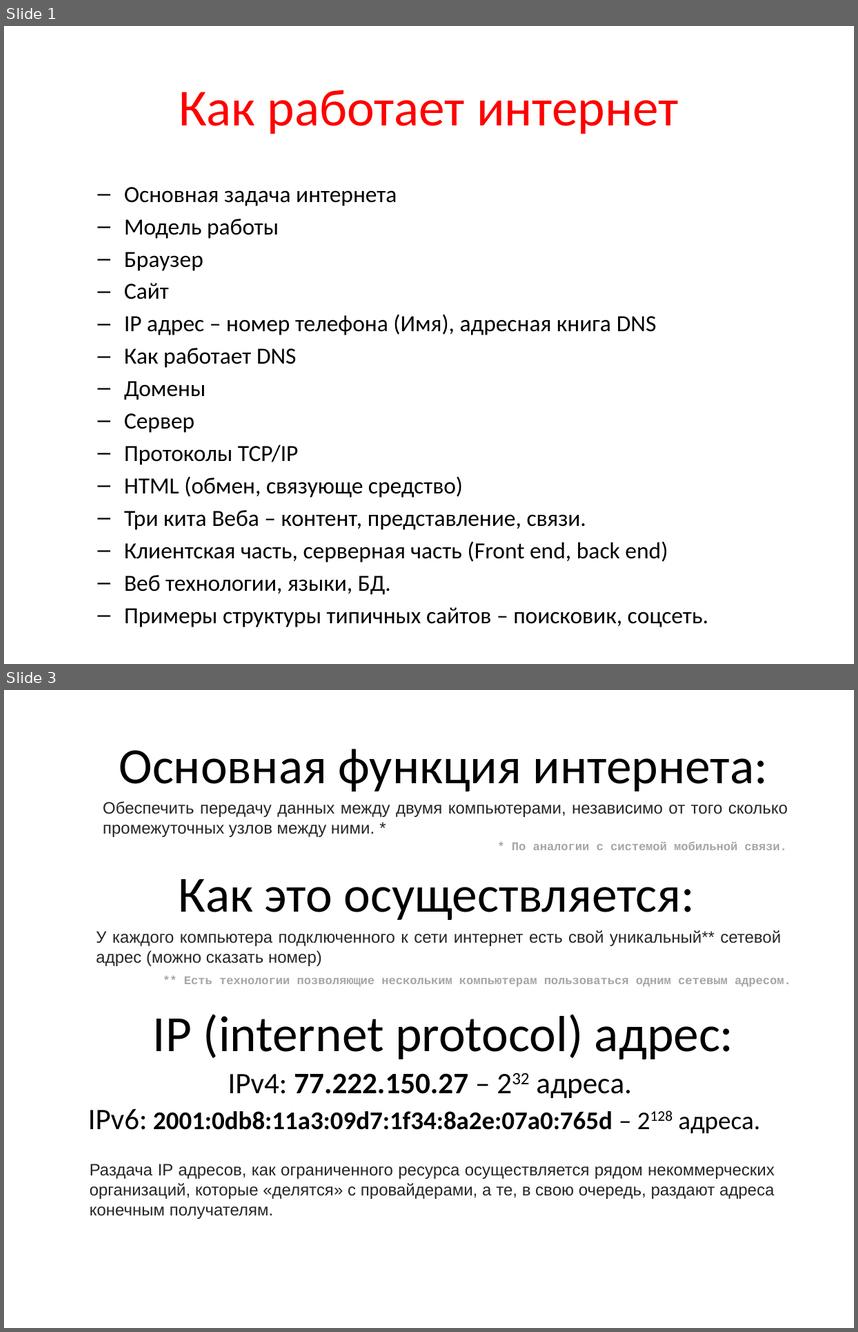
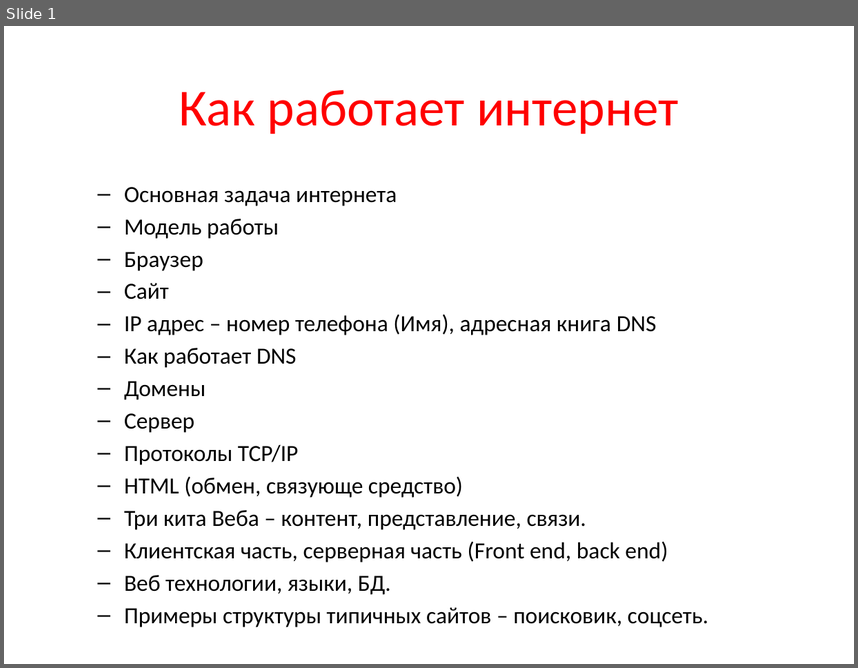
Before and after one commit to trazart/Web-course-01, a slide deck: 0001 - plan - lecture 2 - anton.pptx. Shown one above the other, each under a label of ours: slides 1 and 3 before the commit, slide 1 after it; the slides between them are not shown. The pictures are 858x1332 and 858x668 pixels, drawn with LibreOffice and Linux fonts; fonts in the diff are those of the drawing. Boxes give left, top, right and bottom in pixels: in the first picture for what was removed or moved away, otherwise in the second. Text is boxed around its words. In the diff, an @@ line names an element or a change of style, - is before the commit and + after.

```diff
--- a/0001 - plan - lecture 2 - anton.pptx
+++ b/0001 - plan - lecture 2 - anton.pptx
@@ slide 3 removed at <box>4,690,854,1328</box>, background #FFFFFF @@
@@ text removed at <box>119,749,768,791</box> @@
-Основная функция интернета:
@@ text removed at <box>103,801,788,837</box> @@
-Обеспечить передачу данных между двумя компьютерами, независимо от того сколько промежуточных узлов между ними. *
@@ text removed at <box>512,842,786,850</box> @@
-* По аналогии с системой мобильной связи.
@@ text removed at <box>179,879,695,920</box> @@
-Как это осуществляется:
@@ text removed at <box>96,930,781,966</box> @@
-У каждого компьютера подключенного к сети интернет есть свой уникальный** сетевой адрес (можно сказать номер)
@@ text removed at <box>184,976,791,987</box> @@
-** Есть технологии позволяющие нескольким компьютерам пользоваться одним сетевым адресом.
@@ text removed at <box>153,1014,734,1059</box> @@
-IP (internet protocol) адрес:
@@ text removed at <box>88,1073,760,1133</box> @@
-IPv4: 77.222.150.27 – 232 адреса.
-IPv6: 2001:0db8:11a3:09d7:1f34:8a2e:07a0:765d – 2128 адреса.
@@ text removed at <box>90,1163,775,1219</box> @@
-Раздача IP адресов, как ограниченного ресурса осуществляется рядом некоммерческих организаций, которые «делятся» с провайдерами, а те, в свою очередь, раздают адреса конечным получателям.
```
Also in this commit, not shown: 4 other slides removed.
